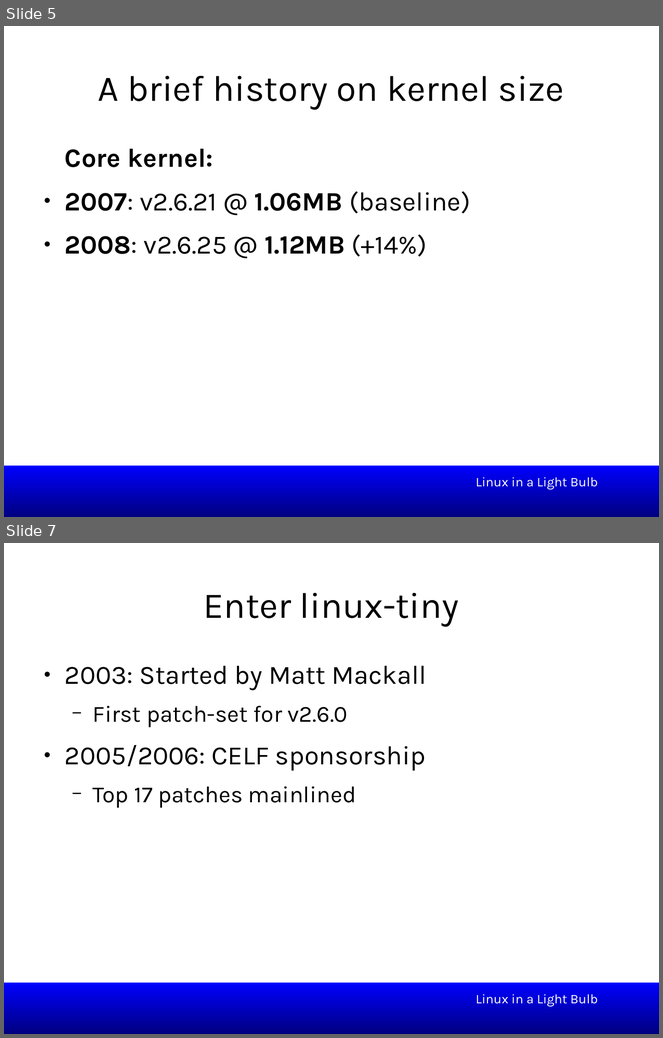
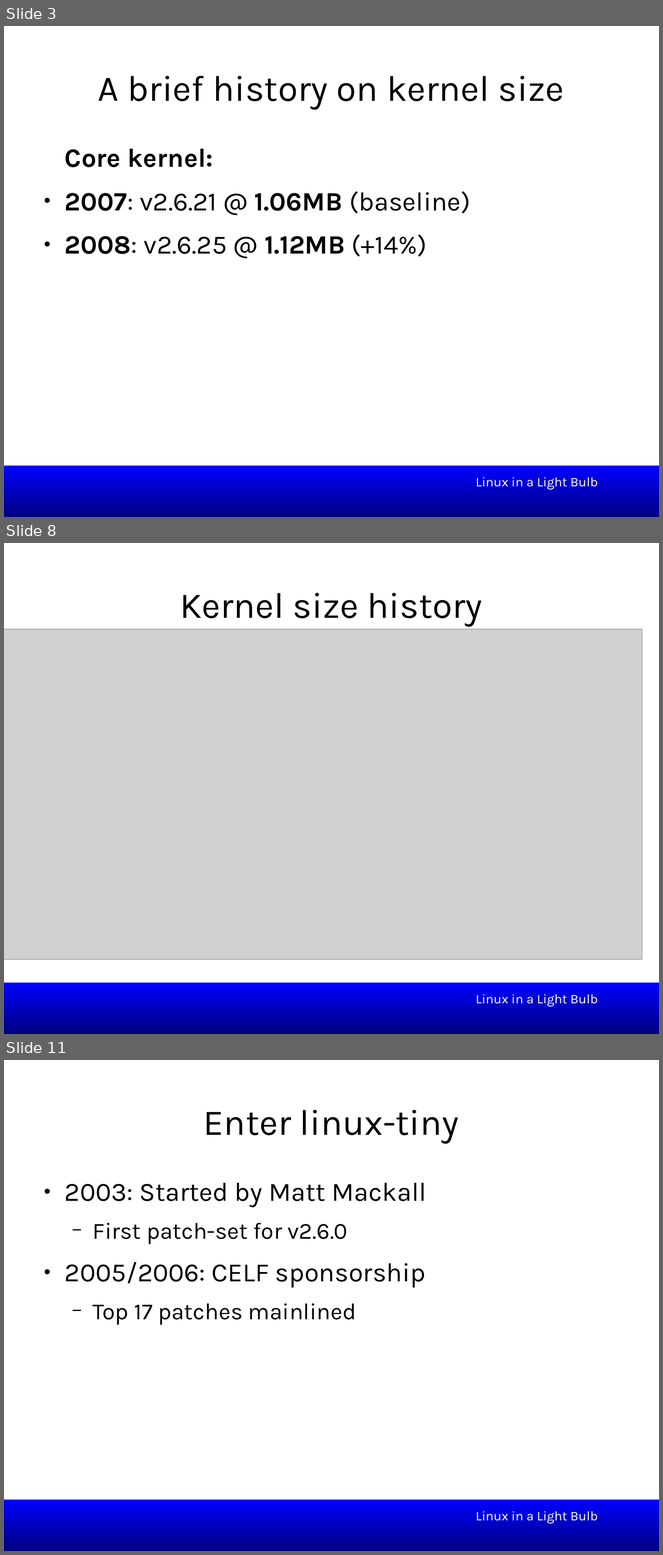
Before and after one commit to smipi1/elce2015, a slide deck: presentations/Linux_In_a_Lightbulb-Where_are_we_on_tinification-ELCE2015.odp. Shown one above the other, each under a label of ours: slides 5 and 7 before the commit, slides 3, 8 and 11 after it; the slides between them are not shown. The pictures are 663x1038 and 663x1555 pixels, drawn with LibreOffice and Linux fonts; fonts in the diff are those of the drawing; grey boxes stand for pictures; background and template pictures are left out. Boxes give left, top, right and bottom in pixels: in the first picture for what was removed or moved away, otherwise in the second. Text is boxed around its words. In the diff, an @@ line names an element or a change of style, - is before the commit and + after.

Commit message:
wip: kernel size background and history

```diff
--- a/presentations/Linux_In_a_Lightbulb-Where_are_we_on_tinification-ELCE2015.odp
+++ b/presentations/Linux_In_a_Lightbulb-Where_are_we_on_tinification-ELCE2015.odp
@@ slide 8 added at [4,543,659,1034], background #FFFFFF; not listed: 1 template element that a slide beside it also shows @@
@@ title added at [180,593,483,626], 44 pt, text #000000 @@
+Kernel size history
@@ picture added at [4,629,643,961] @@
@@ text added at [476,994,598,1007], 16 pt, text #FFFFFF @@
+Linux in a Light Bulb
@@ what was slide 5 is now slide 3 @@
@@ what was slide 7 is now slide 11 @@
```
Also in this commit, not shown: 3 slides changed, 3 other slides added.
